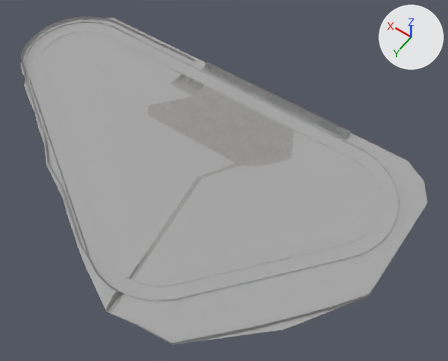
Two versions of the Blender file longpond.blend, one commit apart.
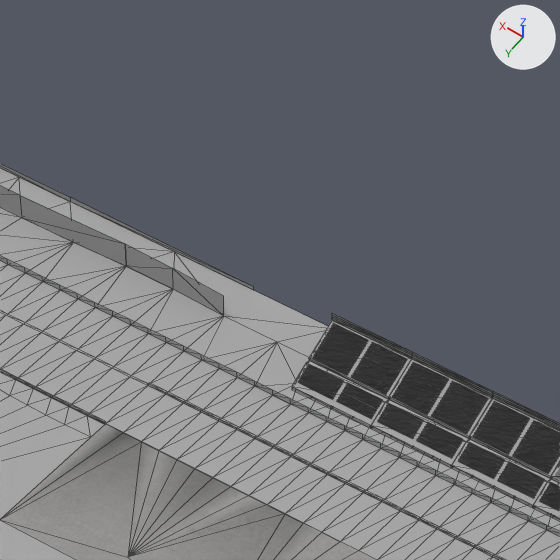
The first picture shows the older version from a 50 mm camera at (-206.0, 1465.0, 1680.0) aimed at (572.0, 377.0, -31.0). The close-ups show both versions on the part from 38% to 52% of the width and 8% to 25% of the height of that picture; other places that the commit changed are outside them. Lighting does not change. The marker at upper right points along +X, +Y and +Z. The close-ups show mesh edges as thin lines.

The first close-up shows 'Cube.001', 'TERR2', 'forest01.037', 'seats.069', 'tkLS18', 'tkLS24', 'tkLS30', 'tkLS36', 'tkMn18', 'tkMn24', 'tkMn30', 'tkMn36'.
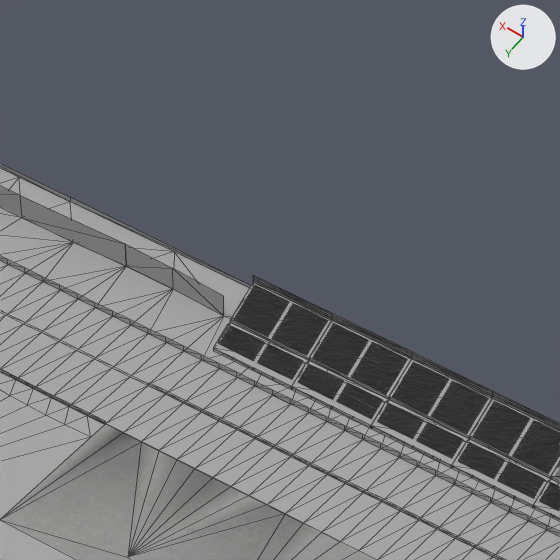
Boxes (x1, y1, x2, y2) around the edits, measured in the close-ups (560 x 560 px):
'seats.079', added
    after: (213, 275, 332, 389)
'seats.077', added (black)
    after: (272, 304, 327, 355)
'seats.078', added (black)
    after: (234, 285, 289, 337)
'seats.075', added (black)
    after: (258, 344, 303, 379)
'seats.076', added (black)
    after: (220, 326, 264, 360)

Patch to the scene script:
```diff
--- a/longpond.blend.py
+++ b/longpond.blend.py
@@ ob_seats_075 @@
+ob_seats_075 = bpy.data.objects.new('seats.075', me_mesh_1924.copy())  # the mesh of ob_seats_064
+ob_seats_075.location = (974.2, -22.9, 11.8)
+ob_seats_075.rotation_euler = (1.571, 0.0, 3.142)  # degrees (90, 0, 180)
@@ ob_seats_076 @@
+ob_seats_076 = bpy.data.objects.new('seats.076', me_mesh_1916.copy())  # the mesh of ob_seats_056
+ob_seats_076.location = (974.2, -22.9, 11.8)
+ob_seats_076.rotation_euler = (1.571, 0.0, 3.142)  # degrees (90, 0, 180)
@@ ob_seats_077 @@
+ob_seats_077 = bpy.data.objects.new('seats.077', me_mesh_1922.copy())  # the mesh of ob_seats_062
+ob_seats_077.location = (974.2, -22.9, 11.8)
+ob_seats_077.rotation_euler = (1.571, 0.0, 3.142)  # degrees (90, 0, 180)
@@ ob_seats_078 @@
+ob_seats_078 = bpy.data.objects.new('seats.078', me_mesh_1921.copy())  # the mesh of ob_seats_061
+ob_seats_078.location = (974.2, -22.9, 11.8)
+ob_seats_078.rotation_euler = (1.571, 0.0, 3.142)  # degrees (90, 0, 180)
@@ ob_seats_079 @@
+ob_seats_079 = bpy.data.objects.new('seats.079', me_mesh_1919.copy())  # the mesh of ob_seats_059
+ob_seats_079.location = (974.2, -22.9, 11.8)
+ob_seats_079.rotation_euler = (1.571, 0.0, 3.142)  # degrees (90, 0, 180)
```
